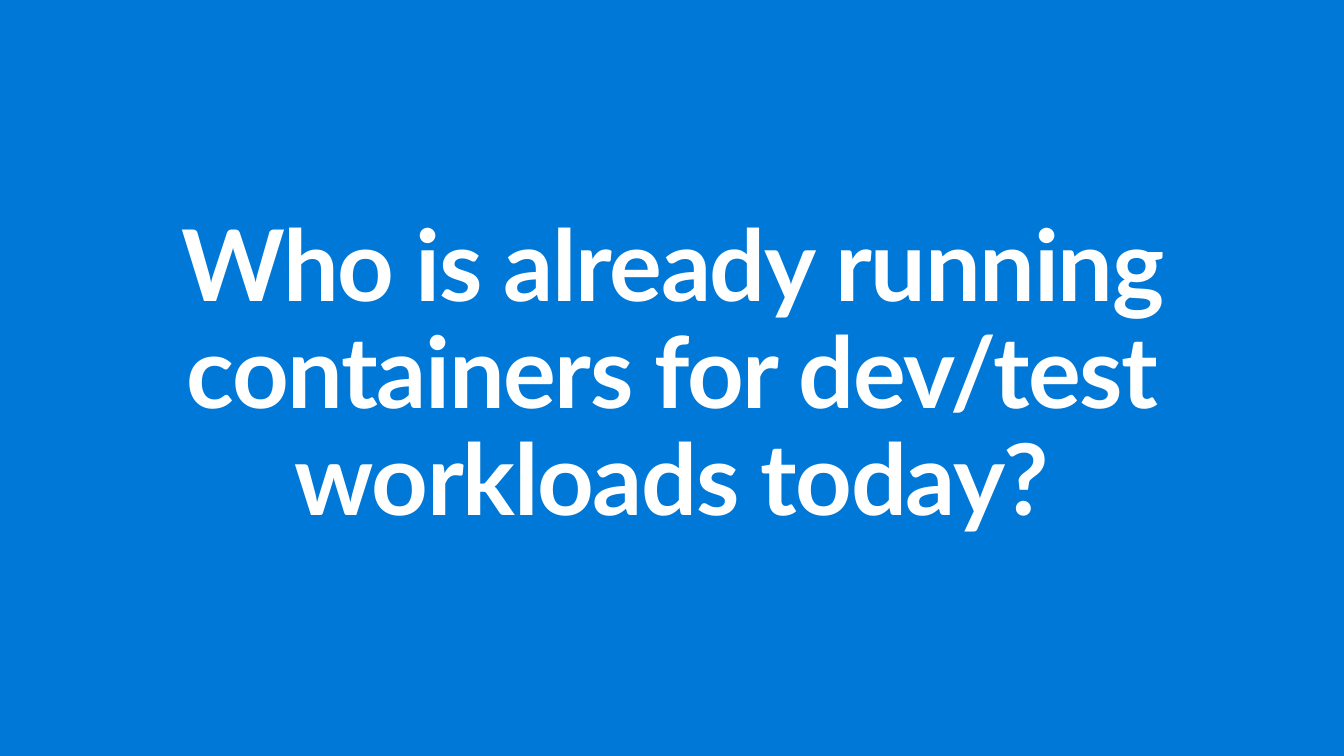
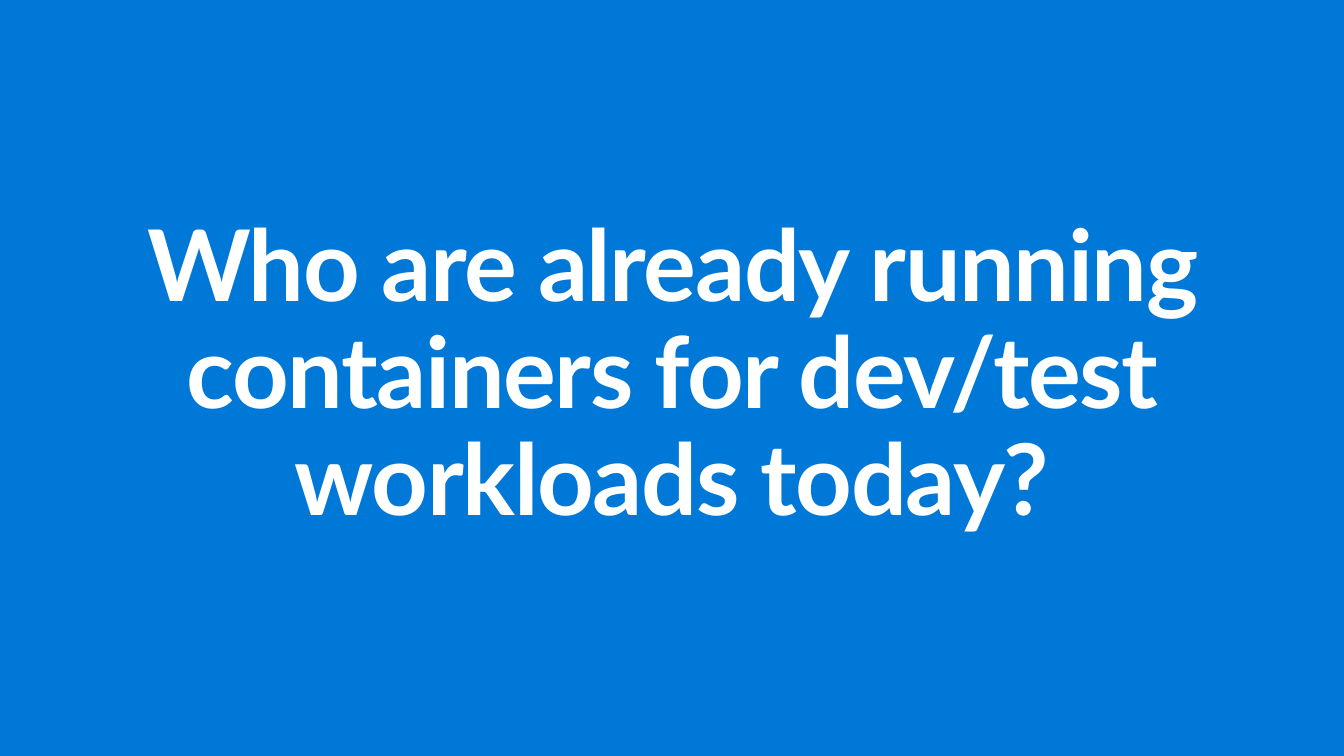
Before and after one commit to ActiveSolution/aiw-cloud-native, a slide deck: slide 15 of AIW Cloud Native.pptx. Drawn at 1344x756 pixels with LibreOffice and Linux fonts; fonts in the diff are those of the drawing. Boxes give left, top, right and bottom in pixels: in the first picture for what was removed or moved away, otherwise in the second. Text is boxed around its words. In the diff, an @@ line names an element or a change of style, - is before the commit and + after.

```diff
--- a/AIW Cloud Native.pptx
+++ b/AIW Cloud Native.pptx
@@ title at box(147, 227, 1199, 532): text changed @@
-Who is already running containers for dev/test workloads today?
+Who are already running containers for dev/test workloads today?
```
Also in this commit, not shown: 4 other slides changed.
